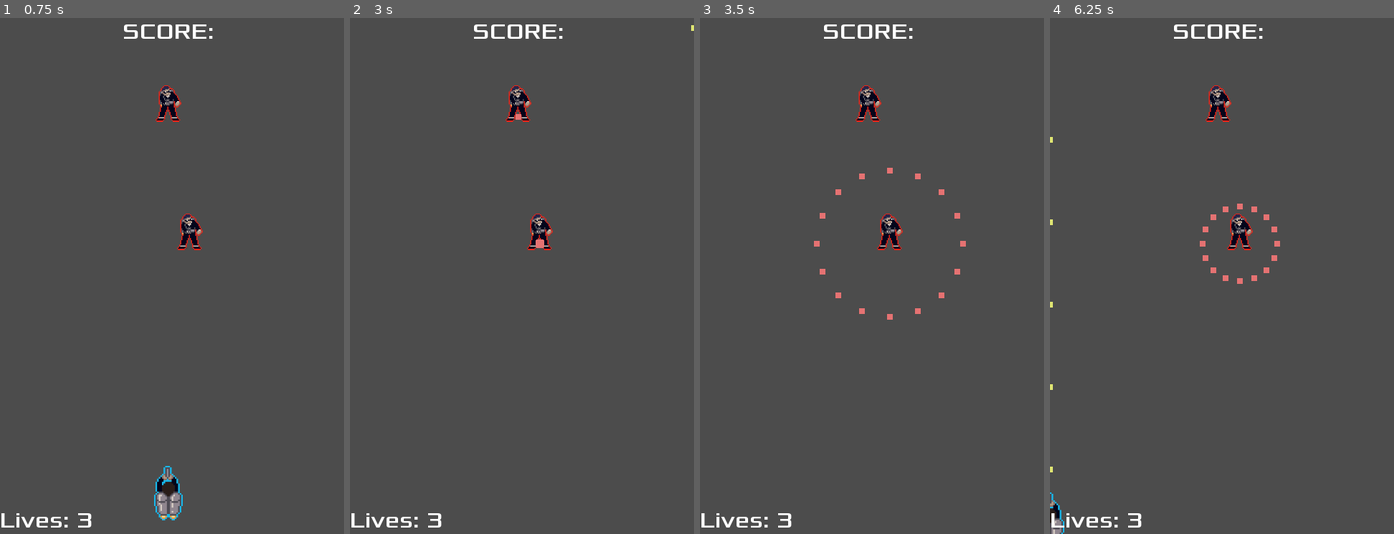
Above: before the commit, frames 1-4 (left to right).
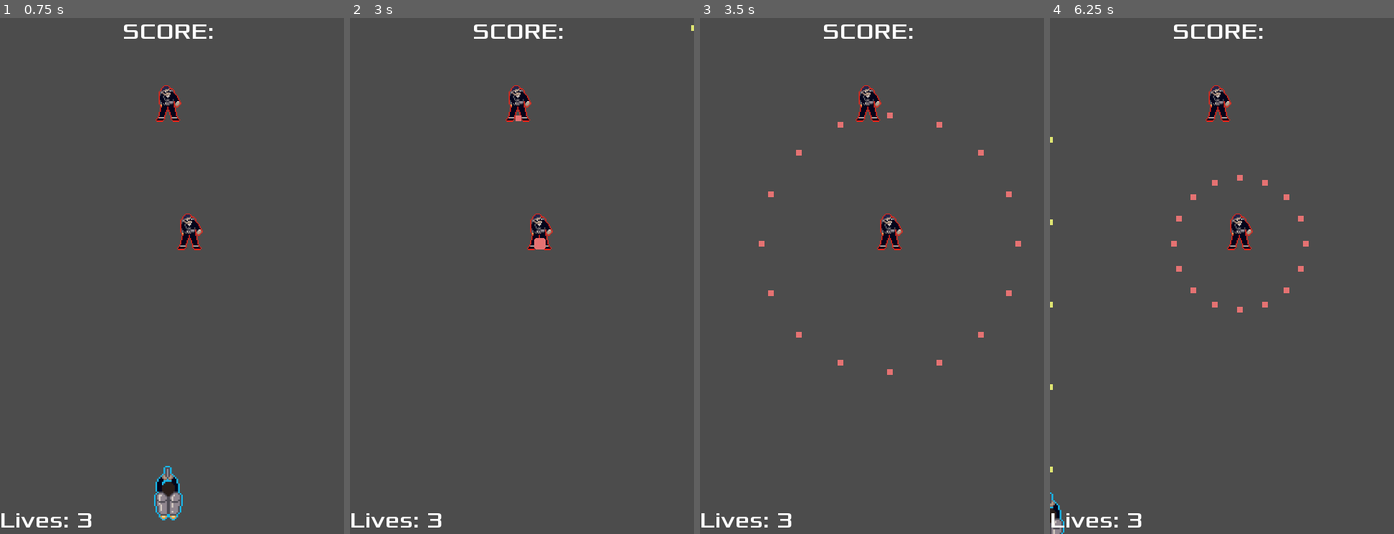
Above: after the commit, the same moments.

Repository: Harrison-Winters/Jet-Pack-Escape
Game: Godot game, scene res://enemy_test.tscn
Two runs of this game, one before a commit and one after it. Both use one fixed random seed, a clock stepped at 60 frames per second and the inputs below. This scene is started directly instead of the project's main scene.
Inputs:
- Up to frame 1 (0.75 s): click "START" at 0.5 s
- Up to frame 2 (3 s): tap Enter at 1.25 s; hold Right (ui_right) 1.28-2.03 s; hold Z (shoot) 1.28-2.03 s; hold Down (ui_down) 2.03-2.78 s; tap Z (shoot) at 2.1 s; hold Right (ui_right) from 2.78 s (still down); hold Z (shoot) from 2.78 s (still down)
- Up to frame 3 (3.5 s): keep holding Right (ui_right); keep holding Z (shoot)
- Up to frame 4 (6.25 s): release Right (ui_right) at 3.53 s; release Z (shoot) at 3.53 s; hold Up (ui_up) 3.53-4.28 s; tap Z (shoot) at 3.6, 5.1 s; hold Z (shoot) 4.28-5.03 s; hold Left (ui_left) 4.28-5.78 s; tap Space at 5.75 s; hold Down (ui_down) from 5.78 s (still down); hold Z (shoot) from 5.78 s (still down)

Frame 1 is identical in both runs. In frame 2, less than 0.1% of the frame differs, in the area x 48-57%, y 18-45%; in frame 3, 0.6%, in the area x 17-94%, y 18-70%; in frame 4, 0.6%.

Commit message:
github :(

Diff:
--- a/Jetpack Escape/Part1.tscn
+++ b/Jetpack Escape/Part1.tscn
@@ -11,7 +11,6 @@
 [ext_resource path="res://Wall7.tscn" type="PackedScene" id=9]
 [ext_resource path="res://FallingWall.tscn" type="PackedScene" id=10]
 [ext_resource path="res://enemy.tscn" type="PackedScene" id=11]
-[ext_resource path="res://enemy_aimed.tscn" type="PackedScene" id=12]
 [ext_resource path="res://enemy_radial.tscn" type="PackedScene" id=13]
 
 [node name="Part1" type="Node2D"]
@@ -472,31 +471,42 @@
 [node name="enemy" parent="." groups=["enemies"] instance=ExtResource( 11 )]
 position = Vector2( 492, -1708 )
 
-[node name="enemy_aimed" parent="." groups=["enemies"] instance=ExtResource( 12 )]
-position = Vector2( 372, -7241 )
+[node name="enemy_radial" parent="." groups=["enemies"] instance=ExtResource( 13 )]
+position = Vector2( 338, -9650 )
 collision_layer = 1
 collision_mask = 1
 
-[node name="enemy_aimed2" parent="." groups=["enemies"] instance=ExtResource( 12 )]
-position = Vector2( 701, -8019 )
-collision_layer = 1
-collision_mask = 1
-
-[node name="enemy_radial" parent="." groups=["enemies"] instance=ExtResource( 13 )]
-position = Vector2( 543, -10429 )
-collision_layer = 1
-collision_mask = 1
-
 [node name="enemy3" parent="." groups=["enemies"] instance=ExtResource( 11 )]
 position = Vector2( 514, -182 )
 
 [node name="enemy_radial2" parent="." groups=["enemies"] instance=ExtResource( 13 )]
 position = Vector2( 581, -2692 )
 
-[node name="enemy_aimed3" parent="." groups=["enemies"] instance=ExtResource( 12 )]
-position = Vector2( 477, -6646 )
-
 [node name="enemy4" parent="." groups=["enemies"] instance=ExtResource( 11 )]
-position = Vector2( 487, -8927 )
+position = Vector2( 543, -10293 )
+
+[node name="enemy_radial3" parent="." groups=["enemies"] instance=ExtResource( 13 )]
+position = Vector2( 610, -5055 )
+
+[node name="enemy_radial4" parent="." groups=["enemies"] instance=ExtResource( 13 )]
+position = Vector2( 368, -5781 )
+
+[node name="enemy_radial5" parent="." groups=["enemies"] instance=ExtResource( 13 )]
+position = Vector2( 697, -6323 )
+
+[node name="enemy5" parent="." groups=["enemies"] instance=ExtResource( 11 )]
+position = Vector2( 478, -6477 )
+
+[node name="enemy_radial6" parent="." groups=["enemies"] instance=ExtResource( 13 )]
+position = Vector2( 356, -7109 )
+
+[node name="enemy_radial7" parent="." groups=["enemies"] instance=ExtResource( 13 )]
+position = Vector2( 683, -7535 )
+
+[node name="enemy_radial8" parent="." groups=["enemies"] instance=ExtResource( 13 )]
+position = Vector2( 381, -8117 )
+
+[node name="enemy_radial9" parent="." groups=["enemies"] instance=ExtResource( 13 )]
+position = Vector2( 664, -8786 )
 
 [connection signal="win" from="WinArea" to="." method="_on_WinArea_win"]
--- a/Jetpack Escape/bullet.gd
+++ b/Jetpack Escape/bullet.gd
@@ -18,8 +18,8 @@
 	var velocity = Vector2.UP.rotated(angle) * speed
 	position += velocity * delta
 
-	if position.y < 0:
-		queue_free()
+	#if position.y < 0:
+		#queue_free()
 
 
 
--- a/Jetpack Escape/enemy_bullet.gd
+++ b/Jetpack Escape/enemy_bullet.gd
@@ -12,7 +12,7 @@
 # Called every frame. 'delta' is the elapsed time since the previous frame.
 func _process(delta):
 	var velocity = Vector2.UP.rotated(angle) * speed
-	position += velocity * delta
+	position += velocity * delta * 2.5
 
 #destroys bullet once it exits the screen
 func _on_VisibilityNotifier2D_screen_exited():
--- a/Jetpack Escape/enemy_radial.gd
+++ b/Jetpack Escape/enemy_radial.gd
@@ -18,6 +18,6 @@
 	for i in num_shots:
 		var bullet = resource.instance()
 		owner.add_child(bullet)
-		bullet.transform = $EnemyShootPosition.global_transform
+		bullet.global_transform = $EnemyShootPosition.global_transform
 		bullet.angle = shot_angle
 		shot_angle += 2*PI/num_shots
Not shown: 1 places in Jetpack Escape/Part1.tscn that only renumber resources
Not shown, added: Jetpack Escape/art/enemy1-flash.png.import
Not shown, added: Jetpack Escape/art/enemy2-flash.png.import
Not shown, added: Jetpack Escape/art/player1-flash.png.import
